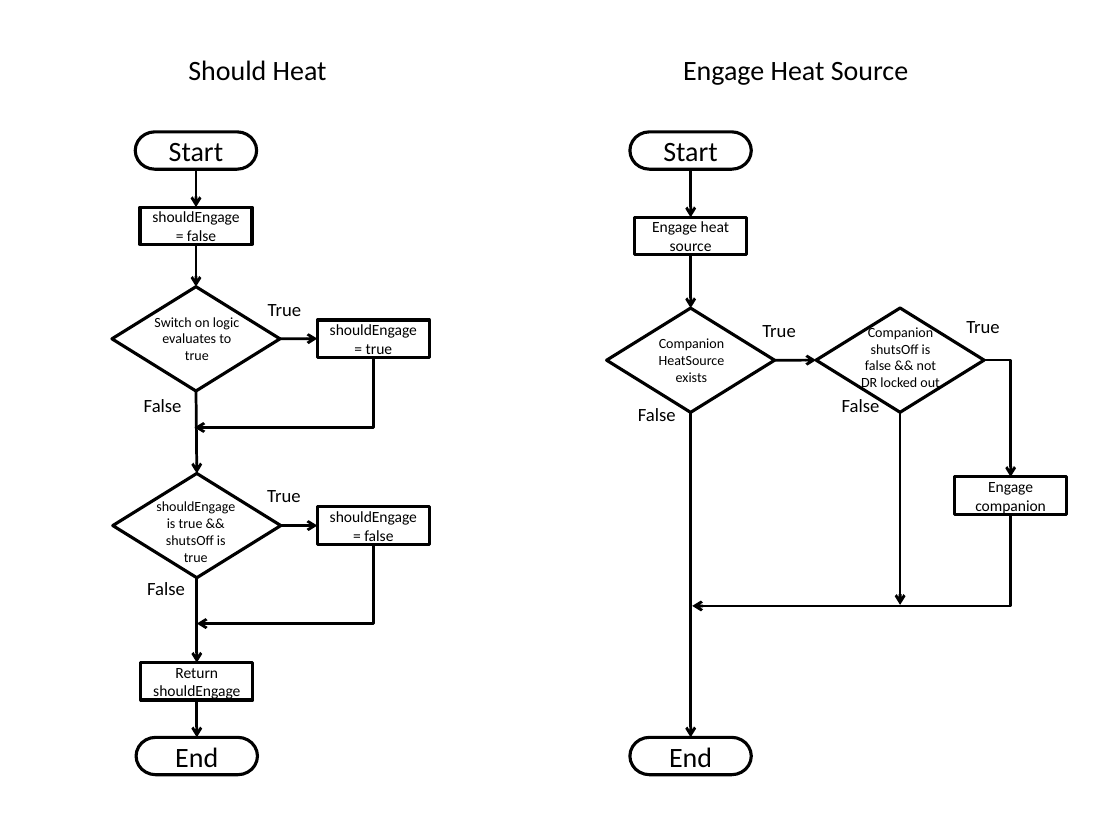
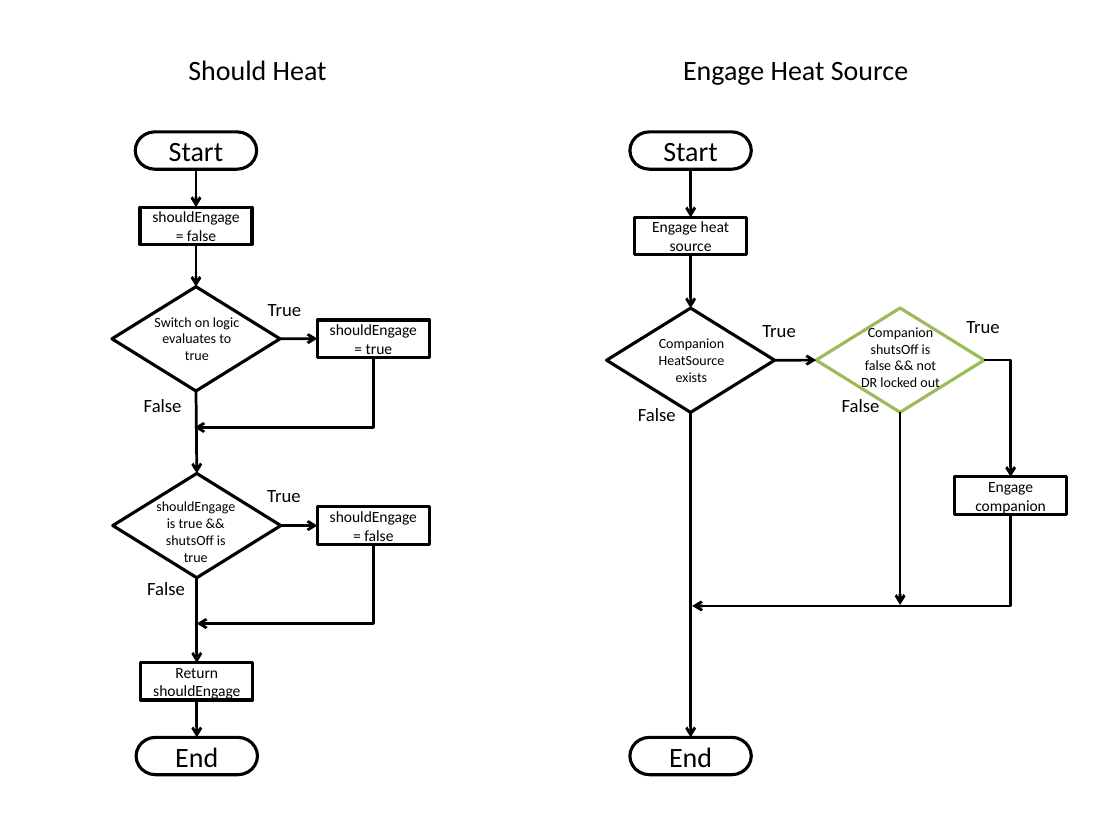
Before and after one commit to bigladder/HPWHsim, a slide deck: slide 3 of doc/newHeatSourceChoice.pptx (slide 2 before the commit). Drawn at 1120x840 pixels with LibreOffice and Linux fonts; fonts in the diff are those of the drawing. Boxes give left, top, right and bottom in pixels: in the first picture for what was removed or moved away, otherwise in the second. Text is boxed around its words. In the diff, an @@ line names an element or a change of style, - is before the commit and + after.

```diff
--- a/doc/newHeatSourceChoice.pptx
+++ b/doc/newHeatSourceChoice.pptx
@@ diamond at [816,308,984,412]: fill none to #FFFFFF; outline #000000 2 pt to #9BBB59 2 pt @@
```
Also in this commit, not shown: 1 other slide changed, 1 slide added, 53 other files.
